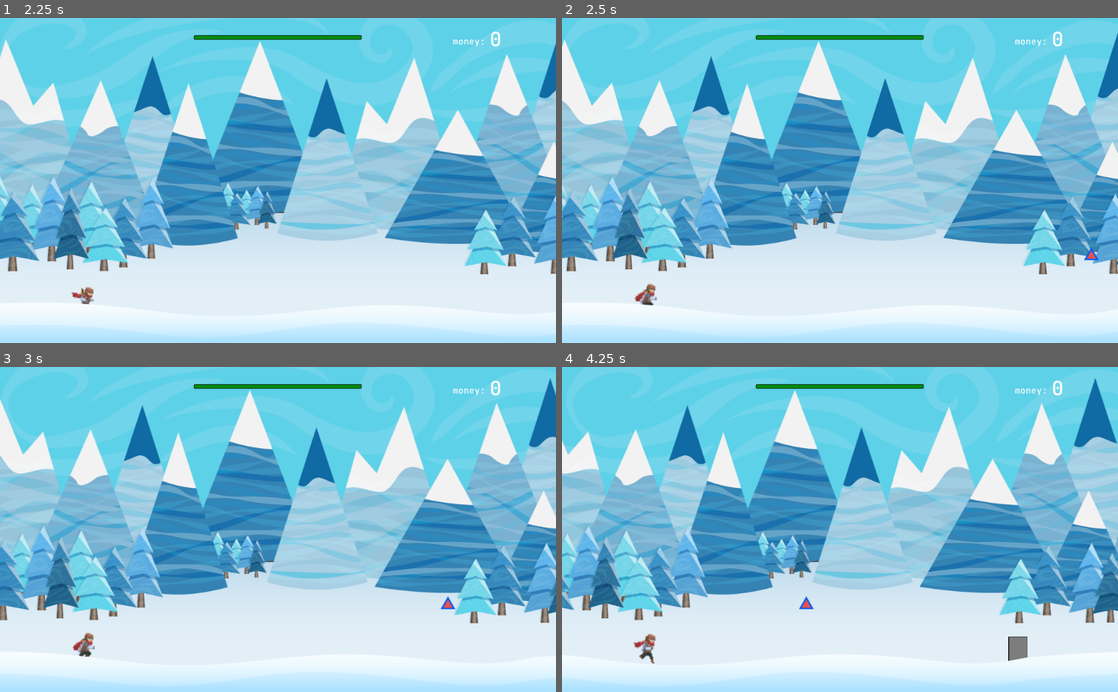
Above: before the commit, frames 1-4 (two rows, left to right).
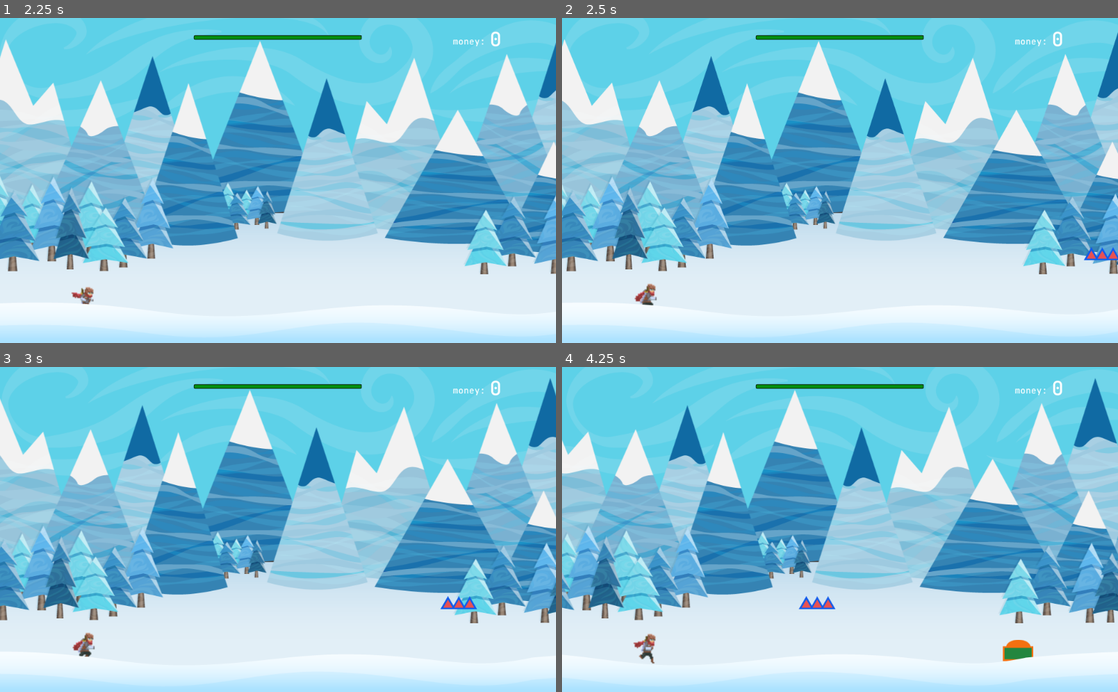
Above: after the commit, the same moments.

Repository: 1shevelov/Monster-Farm-prototype
Game: Godot game, scene res://Game.tscn
Same seed, same stepped clock (60 frames per second), same inputs: the game is played once before the commit and once after it. Sound files missing from this copy of the repository are replaced by a short silence.
Inputs:
- Up to frame 1 (2.25 s): tap Space (jump) at 0.77, 1.52 s
- Up to frame 2 (2.5 s): no input
- Up to frame 3 (3 s): no input
- Up to frame 4 (4.25 s): tap Space (jump) at 3.02, 3.77 s

Frame 1 is identical in both runs. In frame 2, 0.1% of the frame differs, in the area x 93-100%, y 70-75%; in frame 3, 0.1%; in frame 4, 0.5%, in the area x 42-85%, y 70-91%.

Commit message:
Fixed one-hit-mob spawn series init, world stopped on avatar killed

Diff:
--- a/avatar/Avatar.gd
+++ b/avatar/Avatar.gd
@@ -99,6 +99,7 @@
 
 func _input(event):
 #	IDLE state only on world start
+	print("STATE = ", state)
 	if state == START and event.is_action_pressed("jump"):
 #		print("START")
 		state = RUN
@@ -142,7 +143,7 @@
 
 
 func on_attacked_hp_object(attacking_node: Node2D) -> void:
-	print_debug("Avatar is under attack by hp object")
+#	print_debug("Avatar is under attack by hp object")
 	attacked_node = attacking_node
 	state = ATTACK
 	Globals.world_speed = Globals.ZERO_WORLD_SPEED
@@ -151,7 +152,7 @@
 
 
 func on_attacked_one_hit_mob(attacking_node: Node2D, money_given: int = 0) -> void:
-	print(attacking_node, " killed")
+#	print(attacking_node, " killed")
 	attacked_node = attacking_node
 	add_money(money_given)
 #	animation.stop()
@@ -160,7 +161,7 @@
 
 func add_money(money_given: int) -> void:
 	if money_given > 0:
-		print("Money given: ", money_given)
+#		print("Money given: ", money_given)
 		money += money_given
 		Signals.emit_signal("update_money", money)
 
@@ -178,6 +179,8 @@
 	Signals.disconnect("coin_picked", self, "on_coin_picked")
 	if not Globals.SILENT_MODE:
 		death_sound.play()
+	Globals.world_speed = Globals.ZERO_WORLD_SPEED
+	Signals.emit_signal("world_stopped")
 	Signals.emit_signal("game_over")
 	yield(death_sound, "finished")
 	queue_free()
@@ -185,7 +188,7 @@
 
 func _on_AttackTimer_timeout():
 	var damage = $Weapon.get_damage()
-	print("Avatar is attacking with the %s for %s" % [$Weapon.weapon_name, damage])
+#	print("Avatar is attacking with the %s for %s" % [$Weapon.weapon_name, damage])
 	attacked_node.receive_damage(damage)
 
 
--- a/objects/Spawner.gd
+++ b/objects/Spawner.gd
@@ -82,9 +82,11 @@
 	var next_object_scene
 	for i in randi() % Globals.SPAWN_COINS_MAX + 1:
 		next_object_scene = scenes[scene_index].instance()
-		var pos1 = next_object_scene.get_position()
+#		var pos1 = next_object_scene.get_position()
+		if first_object_scene.name == onehitmob_scene:
+			next_object_scene.init_object(get_object(onehitmob_scene))
 		next_object_scene.translate(
 			Vector2(first_object_scene.get_position().x + i * 20,
 			first_object_scene.get_position().y))
-		print("Pos: %s/%s" % [pos1, next_object_scene.get_position()])
+#		print("Pos: %s/%s" % [pos1, next_object_scene.get_position()])
 		add_child(next_object_scene)
--- a/objects/Weapon.gd
+++ b/objects/Weapon.gd
@@ -143,8 +143,6 @@
 
 func attack_stop() -> void:
 	if one_time:
-		var dam = get_damage()
-		print_debug("One time weapon attacks for ", dam)
-		emit_signal("weapon_attacked", dam)
+		emit_signal("weapon_attacked", get_damage())
 	else:
 		$AttackTimer.stop()
